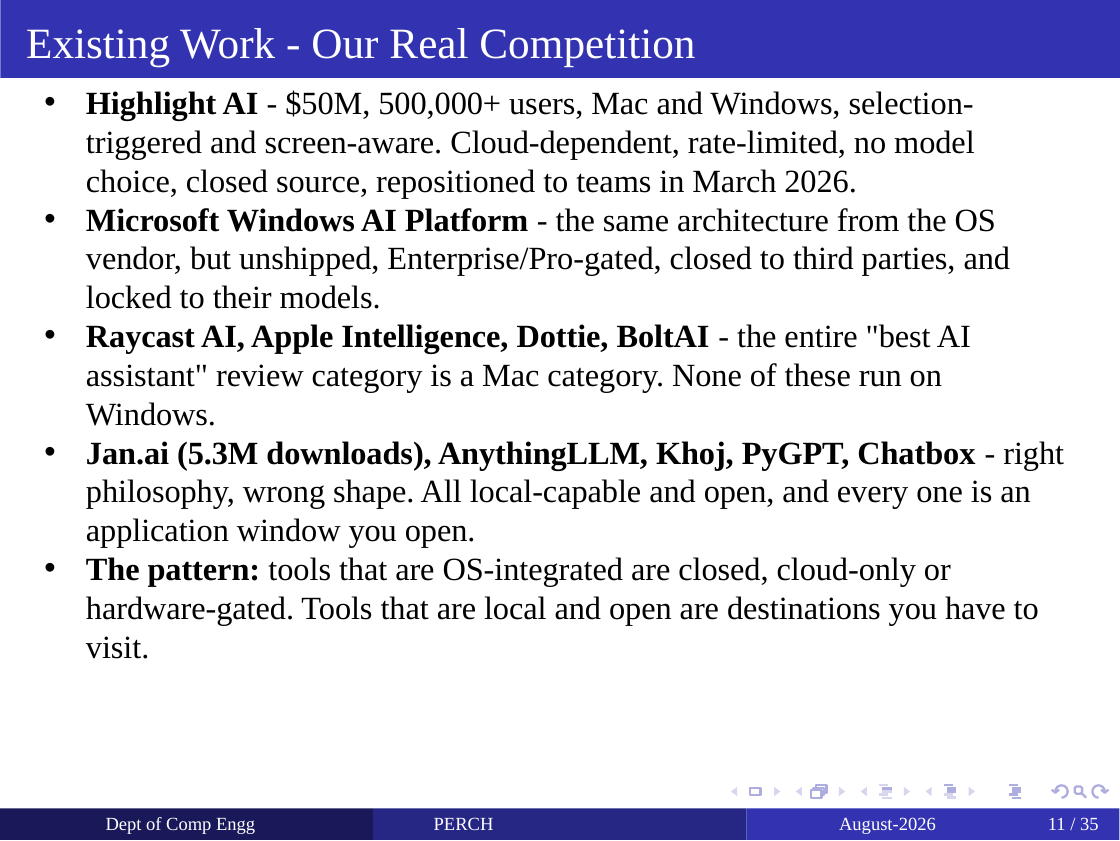
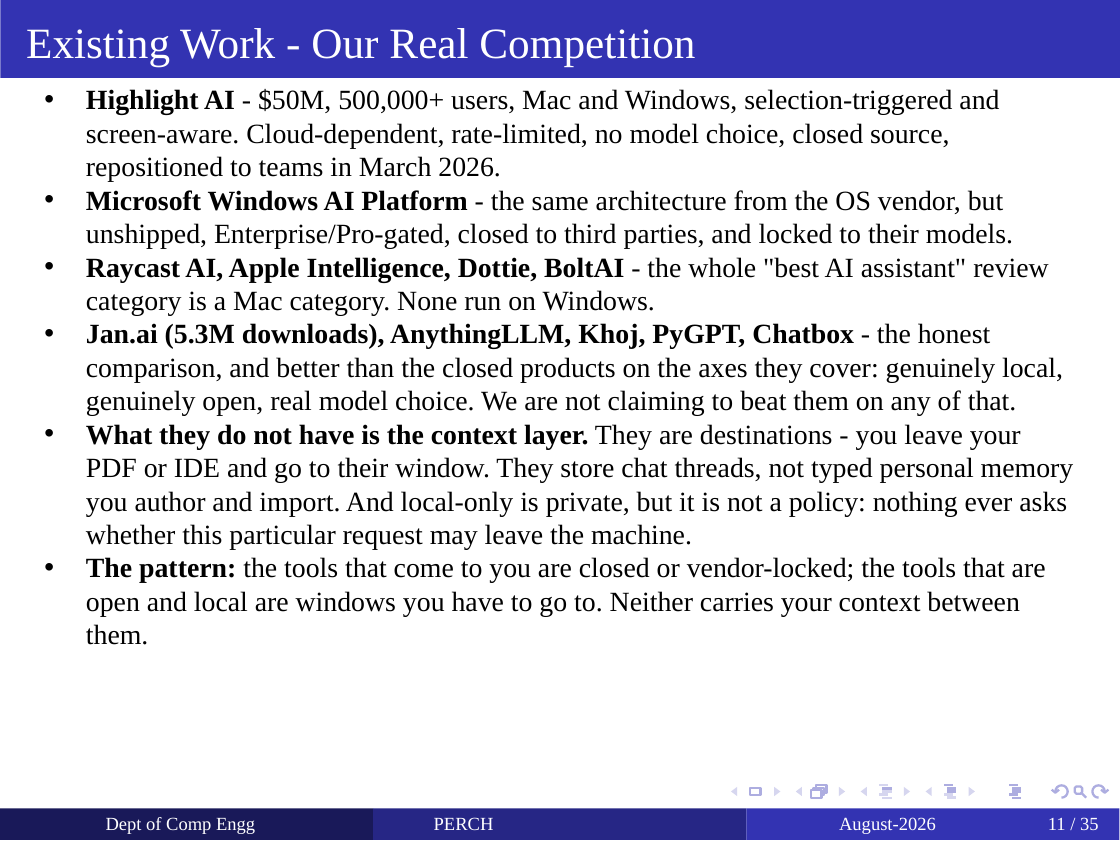
Before and after one commit to yashdoke7/perch, a slide deck: slide 11 of docs/PERCH_Project_Review.pptx. Drawn at 1120x841 pixels with LibreOffice and Linux fonts; fonts in the diff are those of the drawing. Boxes give left, top, right and bottom in pixels: in the first picture for what was removed or moved away, otherwise in the second. Text is boxed around its words. In the diff, an @@ line names an element or a change of style, - is before the commit and + after.

```diff
--- a/docs/PERCH_Project_Review.pptx
+++ b/docs/PERCH_Project_Review.pptx
@@ text at (86,89,1013,249): size 10.5 to 9 pt in "Highlight AI - $50M, 500,000+ users, Mac ...", "Microsoft Windows AI Platform - the same ..." @@
@@ text at (86,257,1074,645): text changed; size 10.5 to 9 pt @@
-  • Raycast AI, Apple Intelligence, Dottie, BoltAI - the entire "best AI assistant" review category is a Mac category. None of these run on Windows.
-  • Jan.ai (5.3M downloads), AnythingLLM, Khoj, PyGPT, Chatbox - right philosophy, wrong shape. All local-capable and open, and every one is an application window you open.
-  • The pattern: tools that are OS-integrated are closed, cloud-only or hardware-gated. Tools that are local and open are destinations you have to visit.
+  • Raycast AI, Apple Intelligence, Dottie, BoltAI - the whole "best AI assistant" review category is a Mac category. None run on Windows.
+  • Jan.ai (5.3M downloads), AnythingLLM, Khoj, PyGPT, Chatbox - the honest comparison, and better than the closed products on the axes they cover: genuinely local, genuinely open, real model choice. We are not claiming to beat them on any of that.
+  • What they do not have is the context layer. They are destinations - you leave your PDF or IDE and go to their window. They store chat threads, not typed personal memory you author and import. And local-only is private, but it is not a policy: nothing ever asks whether this particular request may leave the machine.
+  • The pattern: the tools that come to you are closed or vendor-locked; the tools that are open and local are windows you have to go to. Neither carries your context between them.
```
Also in this commit, not shown: 1 other slide changed, 2 other files.
